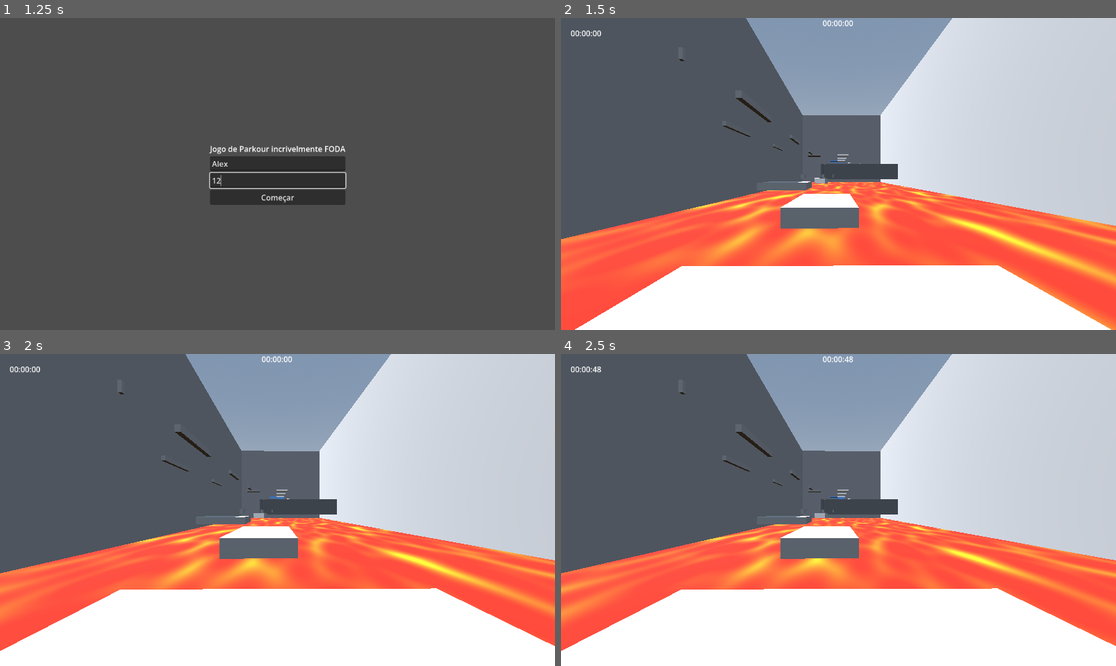
Above: before the commit, frames 1-4 (two rows, left to right).
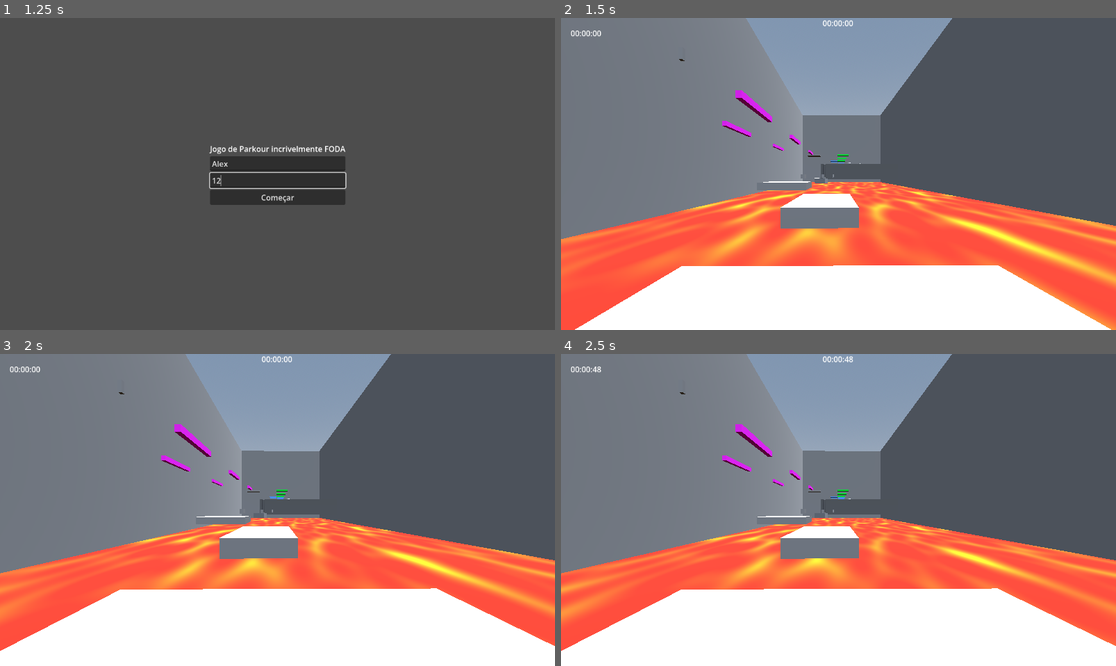
Above: after the commit, the same moments.

Repository: Hugouououo/UniGames
Game: Godot game, scene res://menu.tscn
The game is run twice, just before and just after one commit, with the same random seed, the same clock (stepped at 60 frames per second) and the same inputs.
Inputs (mouse positions are in pixels of both pictures, inside the frame that each line leads up to):
- Up to frame 1 (1.25 s): click (277, 164) at 0.52 s; type "Alex" at 0.6 s; click (277, 180) at 0.75 s; type "12" at 0.83 s
- Up to frame 2 (1.5 s): click "Começar" at 1.25 s
- Up to frame 3 (2 s): no input
- Up to frame 4 (2.5 s): tap Enter (ui_accept) at 2, 2.27 s; move the mouse to (960, 494) at 2.02 s; hold Right (ui_right) from 2.03 s (still down); tap Shift (dash) at 2.1 s; click (960, 494) at 2.17 s

Frame 1 is identical in both runs. In frame 2, 48% of the frame differs, in the area x 0-100%, y 0-71%; in frame 3, 48%; in frame 4, 48%.

Commit message:
Pouca coisa
Colori as plataformas e dei uma testada

Preciso fazer o checkpoint

Diff:
--- a/principal.tscn
+++ b/principal.tscn
@@ -34,6 +34,16 @@
 
 [sub_resource type="BoxMesh" id="BoxMesh_7cuts"]
 
+[sub_resource type="StandardMaterial3D" id="StandardMaterial3D_y3mbs"]
+albedo_color = Color(1, 1, 0, 1)
+metallic = 1.0
+metallic_specular = 1.0
+emission_enabled = true
+emission = Color(1, 1, 1, 1)
+emission_energy_multiplier = 187.3
+emission_operator = 1
+emission_on_uv2 = true
+
 [sub_resource type="BoxShape3D" id="BoxShape3D_cxgpi"]
 
 [sub_resource type="StandardMaterial3D" id="StandardMaterial3D_emcp4"]
@@ -93,12 +103,18 @@
 [sub_resource type="StandardMaterial3D" id="StandardMaterial3D_5jtgv"]
 albedo_color = Color(0.3968904, 0.6514348, 1, 1)
 
+[sub_resource type="StandardMaterial3D" id="StandardMaterial3D_m8wxu"]
+albedo_color = Color(0, 0.9411765, 0.28627452, 1)
+
+[sub_resource type="StandardMaterial3D" id="StandardMaterial3D_jrosl"]
+albedo_color = Color(1, 0.1764706, 1, 1)
+
 [sub_resource type="SphereShape3D" id="SphereShape3D_ynwup"]
 
 [node name="Principal" type="Node3D" unique_id=1734729434]
 
 [node name="DirectionalLight3D" type="DirectionalLight3D" parent="." unique_id=492608171]
-transform = Transform3D(-0.8660254, -0.43301278, 0.25, 0, 0.49999997, 0.86602545, -0.50000006, 0.75, -0.43301266, 0, 0, 0)
+transform = Transform3D(-0.8660254, -0.49969822, -0.017371304, 1.4901161e-08, -0.034742594, 0.9993963, -0.50000006, 0.8655026, 0.030087948, 0, 0, 0)
 shadow_enabled = true
 
 [node name="WorldEnvironment" type="WorldEnvironment" parent="." unique_id=1246089065]
@@ -125,6 +141,7 @@
 transform = Transform3D(6.936117, 0, 0, 0, 1, 0, 0, 0, 6.8093505, -14.672302, 8.881335, -16.65587)
 use_collision = true
 mesh = SubResource("BoxMesh_7cuts")
+material = SubResource("StandardMaterial3D_y3mbs")
 
 [node name="Area3D" type="Area3D" parent="Final" unique_id=993436593]
 script = ExtResource("2_cxgpi")
@@ -132,6 +149,7 @@
 [node name="CollisionShape3D" type="CollisionShape3D" parent="Final/Area3D" unique_id=287463423]
 transform = Transform3D(0.99999994, 0, 0, 0, 1, 0, 0, 0, 1, 0, 0.11931038, 0)
 shape = SubResource("BoxShape3D_cxgpi")
+debug_color = Color(0.9372437, 0.16844162, 0.47434574, 0.41960785)
 
 [node name="CSGMesh3D44" type="CSGMesh3D" parent="." unique_id=1410568543]
 transform = Transform3D(0.3, 0, 0, 0, 1, 0, 0, 0, 0.3, 15.313129, 11.936365, -13.342635)
@@ -475,6 +493,7 @@
 [node name="MultiMeshInstance3D" type="MultiMeshInstance3D" parent="Plataforme_mov6" unique_id=635533031]
 
 [node name="CollisionShape3D" type="CollisionShape3D" parent="Plataforme_mov6" unique_id=1033388360]
+transform = Transform3D(1, 0, 0, 0, 1, 0, 0, 0, 1, 0, 0, -12.525342)
 shape = SubResource("BoxShape3D_jpj0s")
 
 [node name="CSGMesh3D2" type="CSGMesh3D" parent="Plataforme_mov6" unique_id=402235620]
@@ -517,42 +536,42 @@
 transform = Transform3D(0.17971301, 0, 4.160284, 0, 1, 0, -6.9276686, 0, 0.10792346, 179.68083, 13.885108, 3.2247906)
 use_collision = true
 mesh = SubResource("BoxMesh_ep5lw")
-material = SubResource("StandardMaterial3D_1g4wj")
+material = SubResource("StandardMaterial3D_m8wxu")
 script = ExtResource("9_iuule")
 
 [node name="Plataforme_Inv2" type="CSGMesh3D" parent="." unique_id=1337984580]
 transform = Transform3D(0.17971301, 0, 4.160284, 0, 1, 0, -6.9276686, 0, 0.10792346, 165.18877, 13.885108, 3.2247906)
 use_collision = true
 mesh = SubResource("BoxMesh_ep5lw")
-material = SubResource("StandardMaterial3D_1g4wj")
+material = SubResource("StandardMaterial3D_m8wxu")
 script = ExtResource("10_eq8du")
 
 [node name="Plataforme_Inv3" type="CSGMesh3D" parent="." unique_id=1978974449]
 transform = Transform3D(0.17971301, 0, 4.160284, 0, 1, 0, -6.9276686, 0, 0.10792346, 151.34523, 13.885108, 3.2247906)
 use_collision = true
 mesh = SubResource("BoxMesh_ep5lw")
-material = SubResource("StandardMaterial3D_1g4wj")
+material = SubResource("StandardMaterial3D_m8wxu")
 script = ExtResource("11_cxgpi")
 
 [node name="Plataforme_Inv4" type="CSGMesh3D" parent="." unique_id=2091636165]
 transform = Transform3D(0.17971301, 0, 4.160284, 0, 1, 0, -6.9276686, 0, 0.10792346, 137.40768, 13.885108, 3.2247906)
 use_collision = true
 mesh = SubResource("BoxMesh_ep5lw")
-material = SubResource("StandardMaterial3D_1g4wj")
+material = SubResource("StandardMaterial3D_m8wxu")
 script = ExtResource("12_ynwup")
 
 [node name="Plataforme_Inv5" type="CSGMesh3D" parent="." unique_id=1972595835]
 transform = Transform3D(0.17971301, 0, 4.160284, 0, 1, 0, -6.9276686, 0, 0.10792346, 124.916595, 13.885108, 3.2247906)
 use_collision = true
 mesh = SubResource("BoxMesh_ep5lw")
-material = SubResource("StandardMaterial3D_1g4wj")
+material = SubResource("StandardMaterial3D_m8wxu")
 script = ExtResource("13_rjysx")
 
 [node name="Plataforme_Inv6" type="CSGMesh3D" parent="." unique_id=1662876644]
 transform = Transform3D(0.17971301, 0, 4.160284, 0, 1, 0, -6.9276686, 0, 0.10792346, 111.4197, 13.885108, 3.2247906)
 use_collision = true
 mesh = SubResource("BoxMesh_ep5lw")
-material = SubResource("StandardMaterial3D_1g4wj")
+material = SubResource("StandardMaterial3D_m8wxu")
 script = ExtResource("14_75vob")
 
 [node name="CSGMesh3D8" type="CSGMesh3D" parent="." unique_id=1687836996]
@@ -564,30 +583,35 @@
 transform = Transform3D(12, 0, 0, 0, 1, 0, 0, 0, 0.8, 96.278, 12.355521, -13.168861)
 use_collision = true
 mesh = SubResource("BoxMesh_7cuts")
+material = SubResource("StandardMaterial3D_jrosl")
 script = ExtResource("15_cxgpi")
 
 [node name="Plataforma_some2" type="CSGMesh3D" parent="." unique_id=223458114]
 transform = Transform3D(12, 0, 0, 0, 1, 0, 0, 0, 0.8, 77.62857, 12.355521, -23.29013)
 use_collision = true
 mesh = SubResource("BoxMesh_7cuts")
+material = SubResource("StandardMaterial3D_jrosl")
 script = ExtResource("15_cxgpi")
 
 [node name="Plataforma_some3" type="CSGMesh3D" parent="." unique_id=926609485]
 transform = Transform3D(12, 0, 0, 0, 1, 0, 0, 0, 0.8, 60.210114, 12.355521, -13.208028)
 use_collision = true
 mesh = SubResource("BoxMesh_7cuts")
+material = SubResource("StandardMaterial3D_jrosl")
 script = ExtResource("15_cxgpi")
 
 [node name="Plataforma_some4" type="CSGMesh3D" parent="." unique_id=1144035833]
 transform = Transform3D(12, 0, 0, 0, 1, 0, 0, 0, 0.8, 45.73689, 12.355521, -23.395967)
 use_collision = true
 mesh = SubResource("BoxMesh_7cuts")
+material = SubResource("StandardMaterial3D_jrosl")
 script = ExtResource("15_cxgpi")
 
 [node name="Plataforma_some5" type="CSGMesh3D" parent="." unique_id=800531698]
 transform = Transform3D(12, 0, 0, 0, 1, 0, 0, 0, 0.8, 30.694588, 12.355521, -13.221604)
 use_collision = true
 mesh = SubResource("BoxMesh_7cuts")
+material = SubResource("StandardMaterial3D_jrosl")
 script = ExtResource("15_cxgpi")
 
 [node name="Pause_menu" parent="." unique_id=1746631569 instance=ExtResource("16_cxgpi")]
